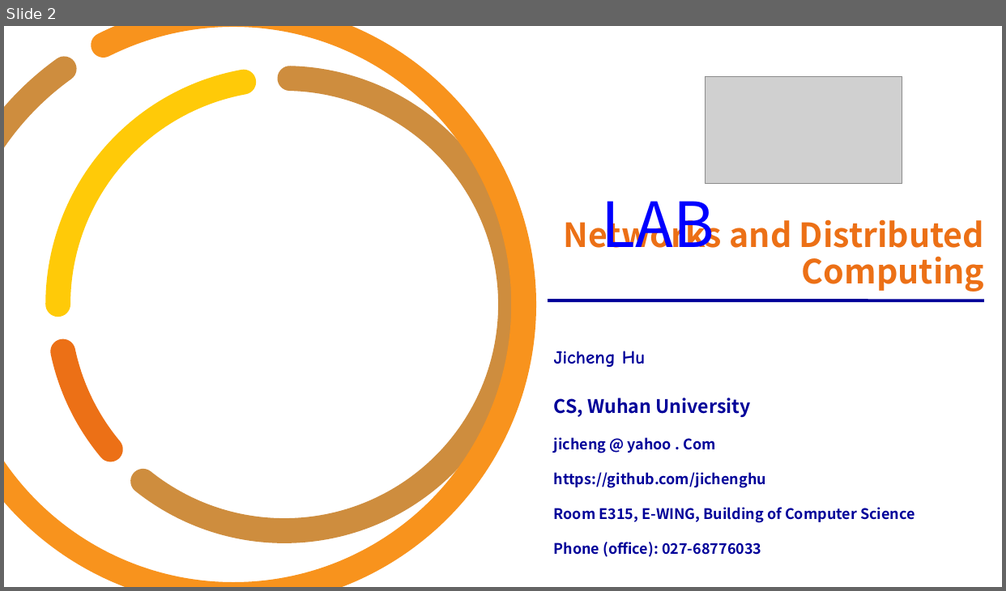
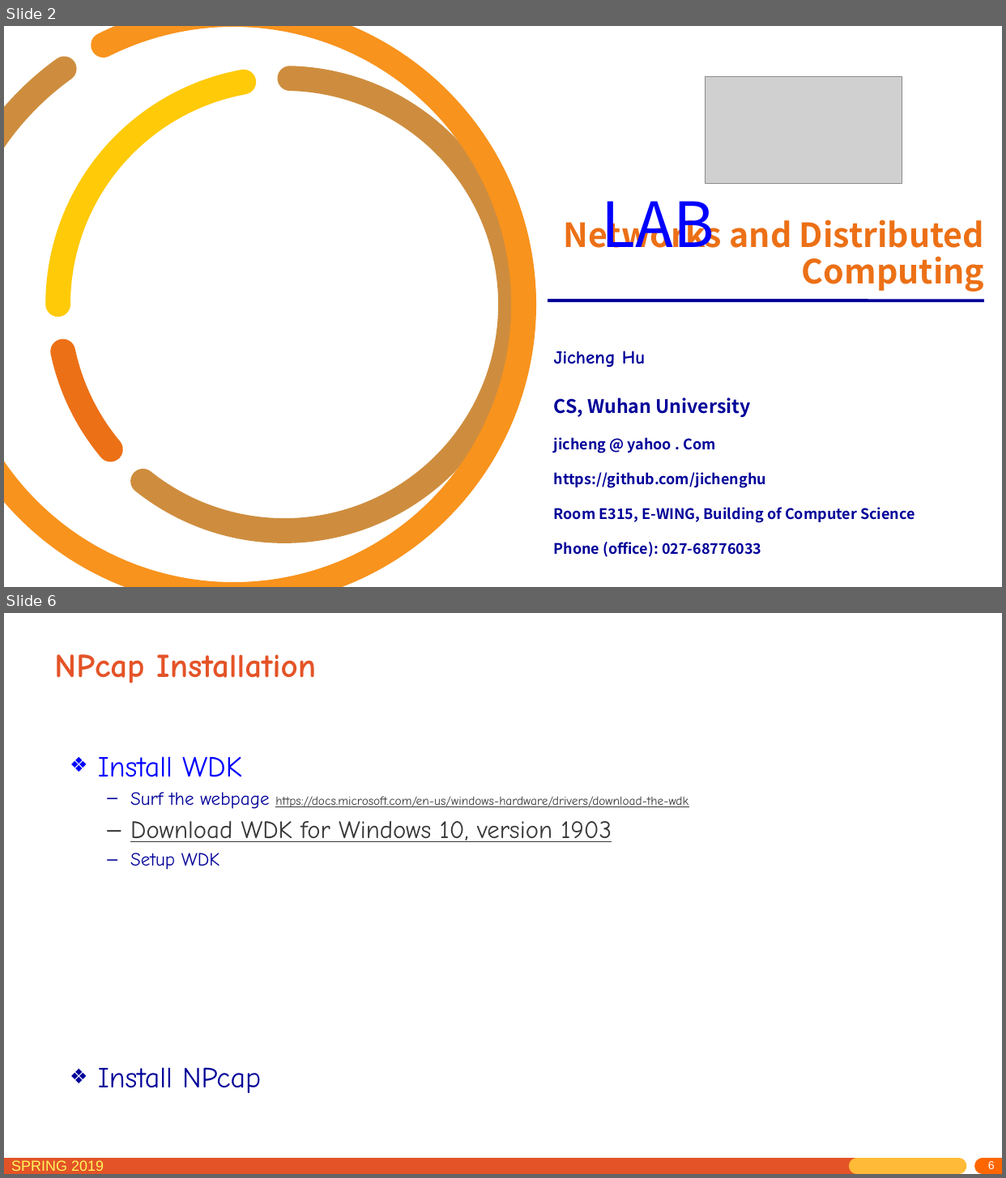
Before and after one commit to jichenghu/PPT_networkDistributed, a slide deck: lab_0.pptx. Shown one above the other, each under a label of ours: slide 2 before the commit, slides 2 and 6 after it; the slides between them are not shown. The pictures are 1006x591 and 1006x1178 pixels, drawn with LibreOffice and Linux fonts; fonts in the diff are those of the drawing; grey boxes stand for pictures; background and template pictures are left out. Boxes give left, top, right and bottom in pixels: in the first picture for what was removed or moved away, otherwise in the second. Text is boxed around its words. In the diff, an @@ line names an element or a change of style, - is before the commit and + after.

```diff
--- a/lab_0.pptx
+++ b/lab_0.pptx
@@ slide 6 added at [4, 613, 1002, 1174], background #FFFFFF @@
@@ title added at [54, 654, 316, 683], 32 pt, text #E45327, bold @@
+NPcap Installation
@@ text added at [98, 756, 688, 1093], 12 pt, text #373737, underline @@
+❖ Install WDK
+  – Surf the webpage https://docs.microsoft.com/en-us/windows-hardware/drivers/download-the-wdk
+  – Download WDK for Windows 10, version 1903
+  – Setup WDK
+❖ Install NPcap
@@ line added from (4, 1166) to (857, 1166), #E45327 15 pt @@
@@ text added at [11, 1161, 104, 1171], 14 pt, text #FFF65C @@
+SPRING 2019
@@ line added from (857, 1166) to (959, 1166), #FFBA37 15 pt @@
@@ line added from (982, 1166) to (1002, 1166), #FF6600 15 pt @@
@@ page number added at [988, 1161, 995, 1169], 11 pt, text #FFFFFF @@
+6
```
Also in this commit, not shown: 1 slide changed, 2 other slides added.
